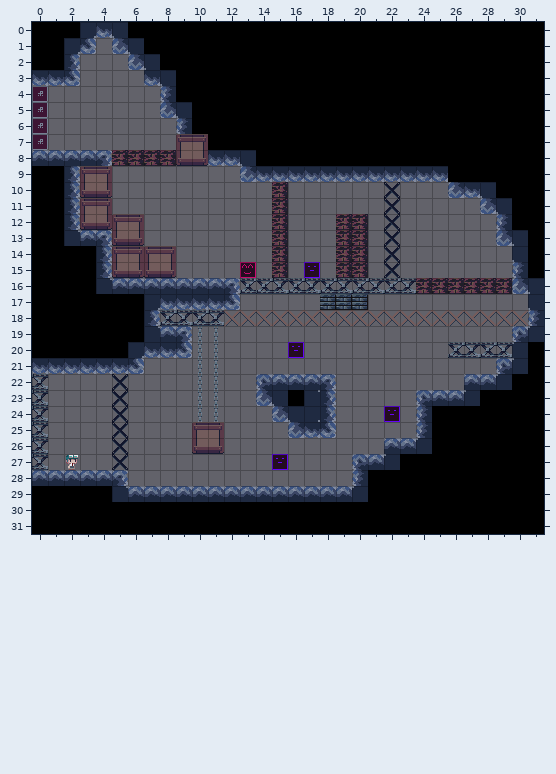
Tiled map (JSON), stored at src/resource/map/stage4.json. The picture above was drawn from the file before the commit.
Cells are 16x16 px. Shown: x 0..31, y 0..31.
The same view after the edit:
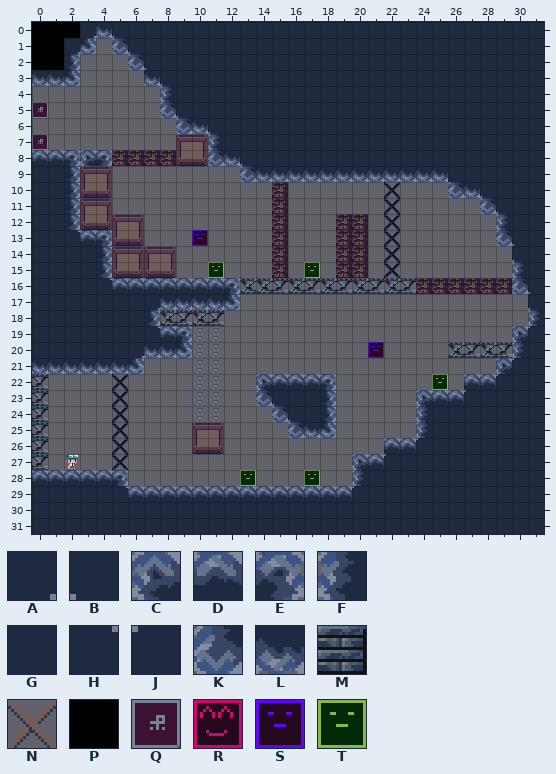
Key: from "BackGround": A 49, B 51, C 52, D 53, E 54, F 60, G 61, H 65, J 67, K 68, L 69, M 72, N 77, P 79; from "EntityMover": Q 2, R 8, S 9, T 11.
_ is an empty cell.
Objects are placed by their top-left corner, in cells (3,4 is the top-left corner of cell 3,4); size is 1x1 cell unless given.
What changed:
Layer "Entity":
y 0: x 6..31 PPPPPPPPPPPPPPPPPPPPPPPPPP -> GGGGGGGGGGGGGGGGGGGGGGGGGG
y 1: x 7..31 PPPPPPPPPPPPPPPPPPPPPPPPP -> GGGGGGGGGGGGGGGGGGGGGGGGG
y 2: x 8..31 PPPPPPPPPPPPPPPPPPPPPPPP -> GGGGGGGGGGGGGGGGGGGGGGGG
y 3..4: x 9..31 PPPPPPPPPPPPPPPPPPPPPPP -> GGGGGGGGGGGGGGGGGGGGGGG
y 5: x 10..31 PPPPPPPPPPPPPPPPPPPPPP -> GGGGGGGGGGGGGGGGGGGGGG
y 6: x 9..31 FPPPPPPPPPPPPPPPPPPPPPP -> KLBGGGGGGGGGGGGGGGGGGGG
y 7: x 11..31 PPPPPPPPPPPPPPPPPPPPP -> FGGGGGGGGGGGGGGGGGGGG
y 8: x 2..3 DD -> EC; x 11 L -> K; x 14..31 PPPPPPPPPPPPPPPPPP -> GGGGGGGGGGGGGGGGGG
y 9: x 0..1 PP -> GG; x 26..31 PPPPPP -> GGGGGG
y 10: x 0..1 PP -> GG; x 29..31 PPP -> GGG
y 11..12: x 0..1 PP -> GG; x 30..31 PP -> GG
y 13: x 0..1 PP -> GG; x 31 P -> G
y 14..15: x 0..3 PPPP -> GGGG; x 31 P -> G
y 16: x 0..3 PPPP -> GGGG
y 17: x 0..6 PPPPPPP -> GGGGGGG; x 18..20 MMM -> ___
y 18: x 0..6 PPPPPPP -> GGGGGGG; x 12..30 NNNNNNNNNNNNNNNNNNN -> ___________________
y 19: x 0..6 PPPPPPP -> GGGGGGG
y 20: x 0..5 PPPPPP -> GGGGGG; x 30..31 JP -> FG
y 21: x 31 P -> G
y 22: x 30..31 PP -> GG
y 23: x 16..17 PH -> GG; x 28..31 PPPP -> GGGG
y 24: x 17 A -> G; x 25..31 PPPPPPP -> GGGGGGG
y 25..26: x 25..31 PPPPPPP -> GGGGGGG
y 27: x 23..31 PPPPPPPPP -> GGGGGGGGG
y 28: x 21..31 PPPPPPPPPPP -> GGGGGGGGGGG
y 29: x 0..4 PPPPP -> GGGGG; x 21..31 PPPPPPPPPPP -> GGGGGGGGGGG
y 30..31: x 0..31 PPPPPPPPPPPPPPPPPPPPPPPPPPPPPPPP -> GGGGGGGGGGGGGGGGGGGGGGGGGGGGGGGG
Layer "Obj":
added: S at 10,13
added: T at 11,15
added: T at 17,15
added: S at 21,20
added: T at 25,22
added: T at 13,28
added: T at 17,28
removed: Q at 0,4
removed: Q at 0,6
removed: R at 13,15
removed: S at 17,15
removed: S at 16,20
removed: S at 22,24
removed: S at 15,27
Pixel boxes of the changes (left, top, right, bottom) in both pictures:
changed: (32, 22, 544, 534)
